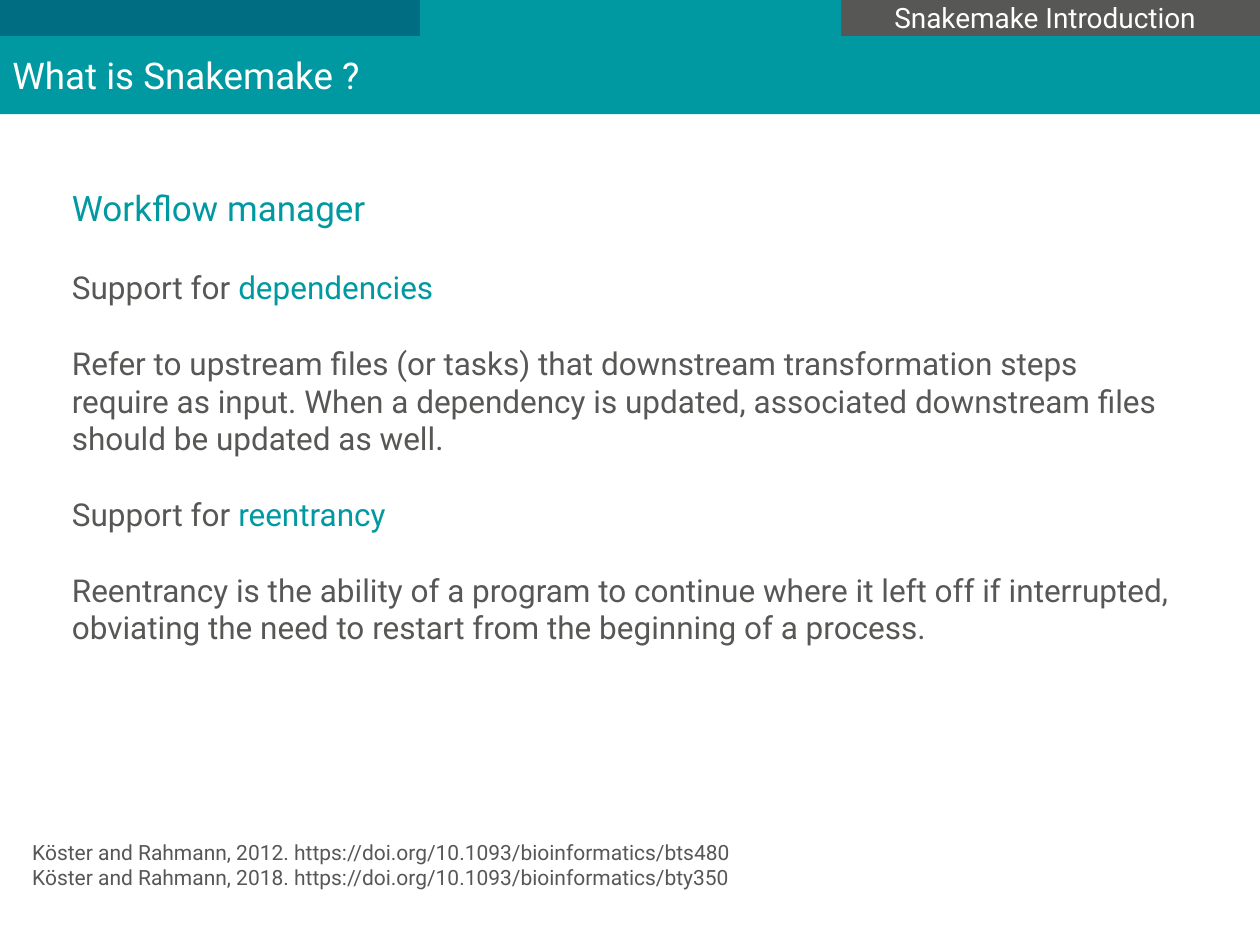
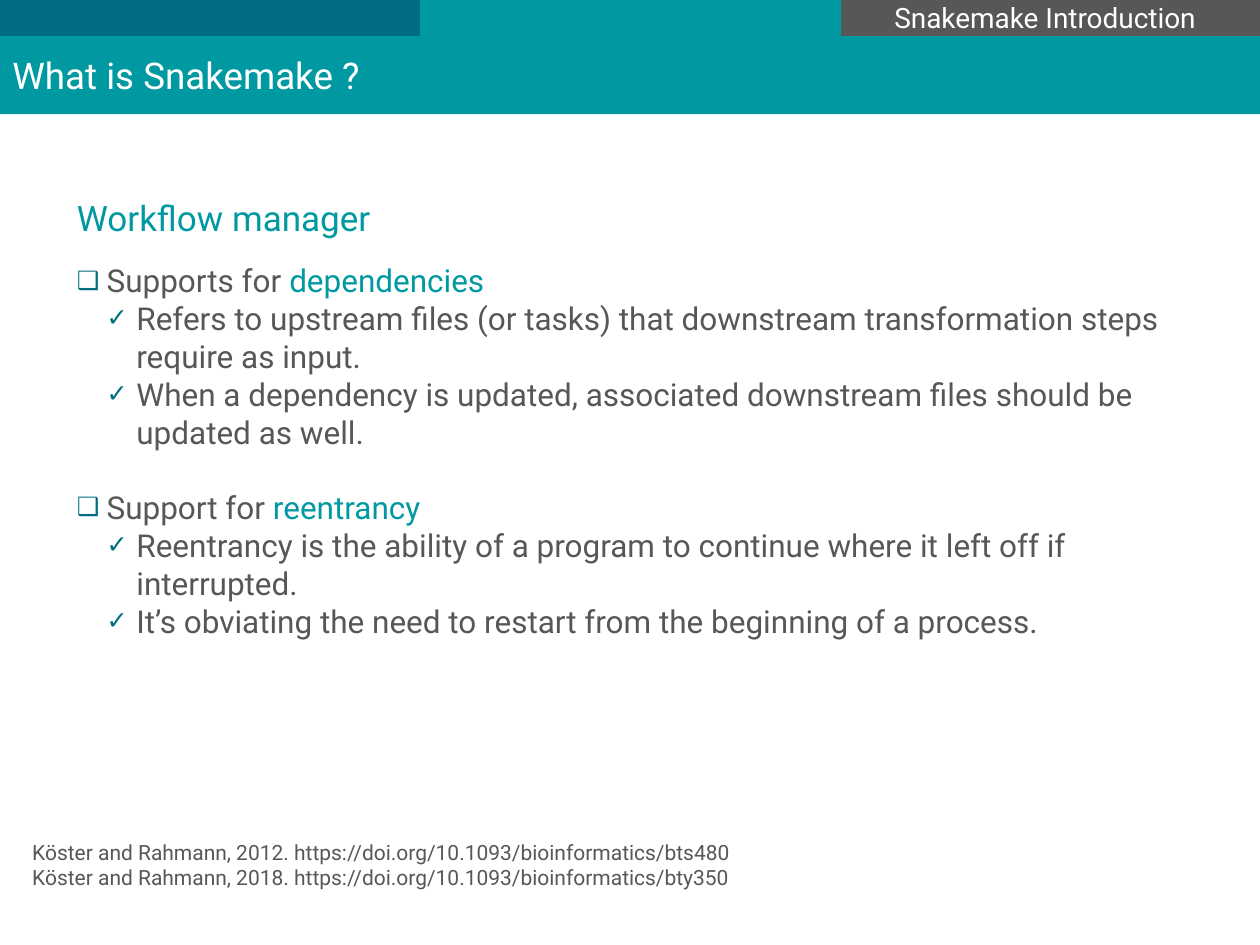
Before and after one commit to mesocentre-clermont-auvergne/formation_fair, a slide deck: slide 8 of fair_workflow/fair_workflow_cours/introduction_snakemake.odp (slide 7 before the commit). Drawn at 1260x945 pixels with LibreOffice and Linux fonts; fonts in the diff are those of the drawing; background and template pictures are left out. Boxes give left, top, right and bottom in pixels: in the first picture for what was removed or moved away, otherwise in the second. Text is boxed around its words. In the diff, an @@ line names an element or a change of style, - is before the commit and + after.

```diff
--- a/fair_workflow/fair_workflow_cours/introduction_snakemake.odp
+++ b/fair_workflow/fair_workflow_cours/introduction_snakemake.odp
@@ text "Workflow manager": place and size @@
-text "Workflow manager" at box(72, 194, 1168, 646)
+text "Workflow manager" at box(77, 204, 1158, 640)
@@ text at box(107, 268, 1158, 451): text changed @@
-Support for dependencies
-Refer to upstream files (or tasks) that downstream transformation steps require as input. When a dependency is updated, associated downstream files should be updated as well.
+❑ Supports for dependencies
+  ✓ Refers to upstream files (or tasks) that downstream transformation steps require as input.
+  ✓ When a dependency is updated, associated downstream files should be updated as well.
@@ text at box(107, 495, 420, 526): bullet none to ❑ @@
@@ text at box(136, 533, 1066, 640): text changed @@
-Reentrancy is the ability of a program to continue where it left off if interrupted, obviating the need to restart from the beginning of a process.
+  ✓ Reentrancy is the ability of a program to continue where it left off if interrupted.
+  ✓ It’s obviating the need to restart from the beginning of a process.
```
Also in this commit, not shown: 15 other slides changed, 1 slide added, 18 other files.
